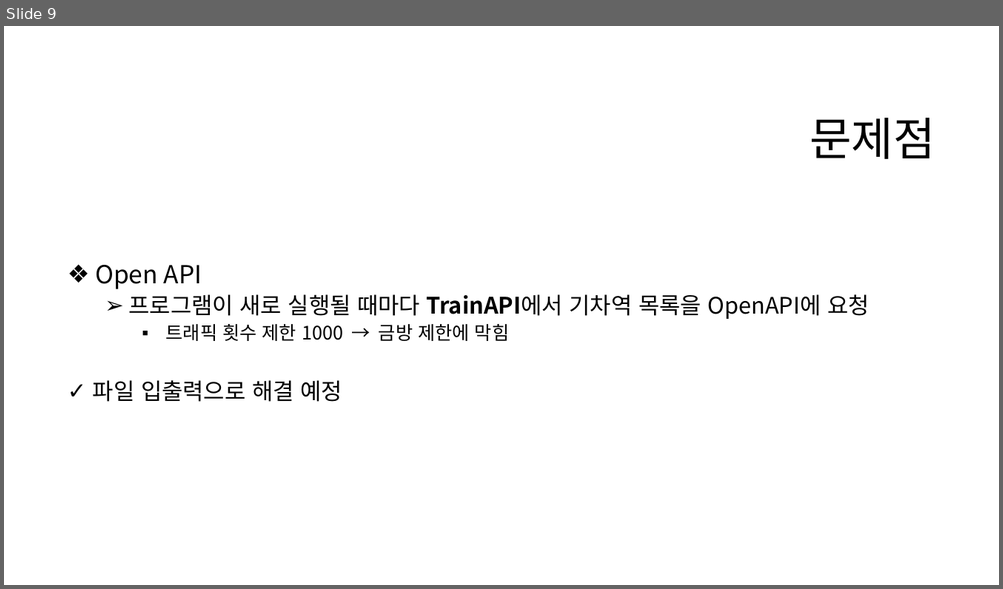
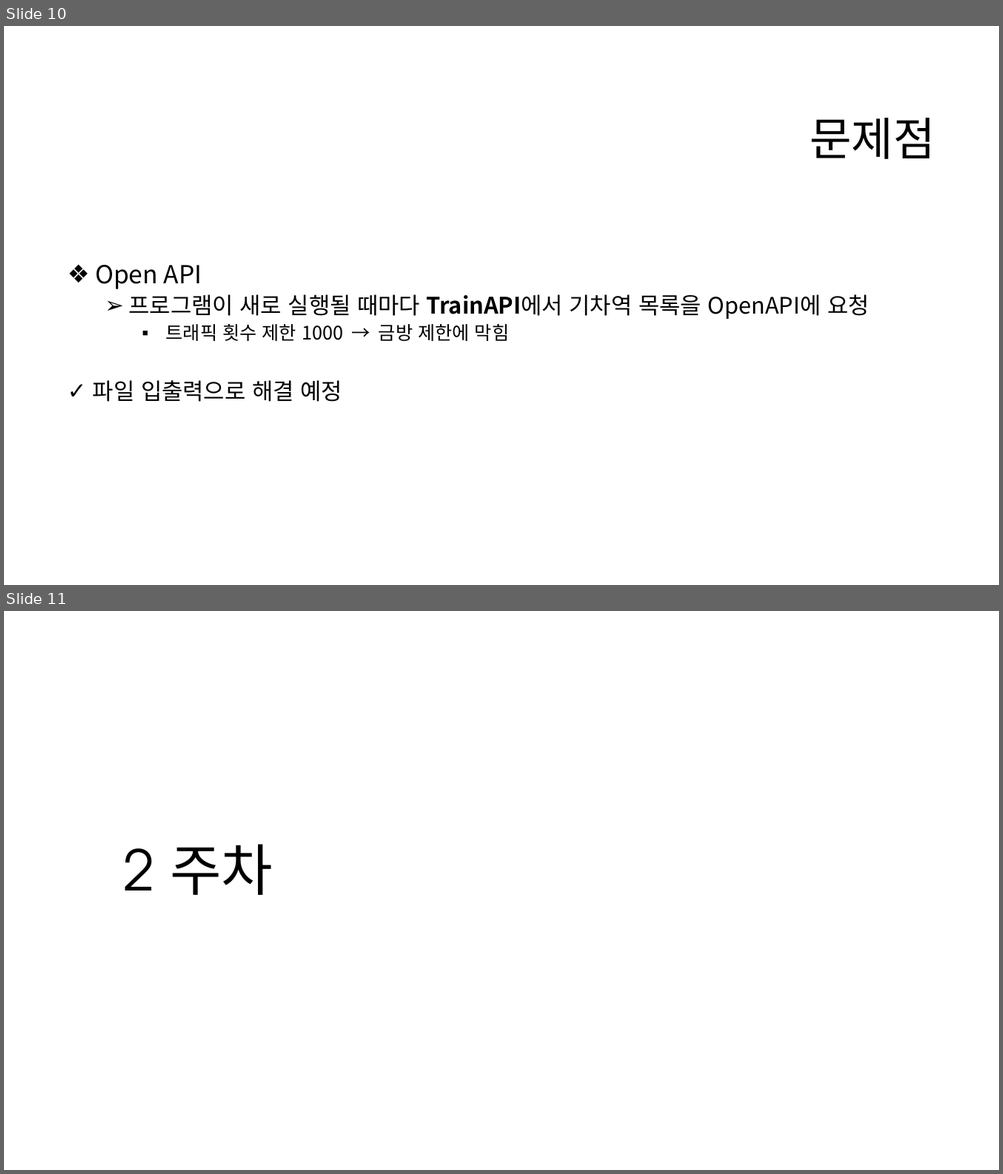
Before and after one commit to eeeeyeot/JAVATrainTicketing, a slide deck: 작업한 내용/1주차 (2020_11_16 ~ 2020_11_20)/기차 예매 프로그램 1주차.pptx. Shown one above the other, each under a label of ours: slide 9 before the commit, slides 10 and 11 after it. The pictures are 1003x589 and 1003x1174 pixels, drawn with LibreOffice and Linux fonts; fonts in the diff are those of the drawing; background and template pictures are left out. Boxes give left, top, right and bottom in pixels: in the first picture for what was removed or moved away, otherwise in the second. Text is boxed around its words. In the diff, an @@ line names an element or a change of style, - is before the commit and + after.

```diff
--- a/작업한 내용/1주차 (2020_11_16 ~ 2020_11_20)/기차 예매 프로그램 1주차.pptx
+++ b/작업한 내용/1주차 (2020_11_16 ~ 2020_11_20)/기차 예매 프로그램 1주차.pptx
@@ slide 11 added at <box>4,611,999,1170</box>, background #FFFFFF @@
@@ title added at <box>123,844,273,895</box>, 54 pt, text #000000 @@
+2 주차
@@ what was slide 9 is now slide 10 @@
```
Also in this commit, not shown: 3 slides changed, 5 other slides added, 14 other files.
